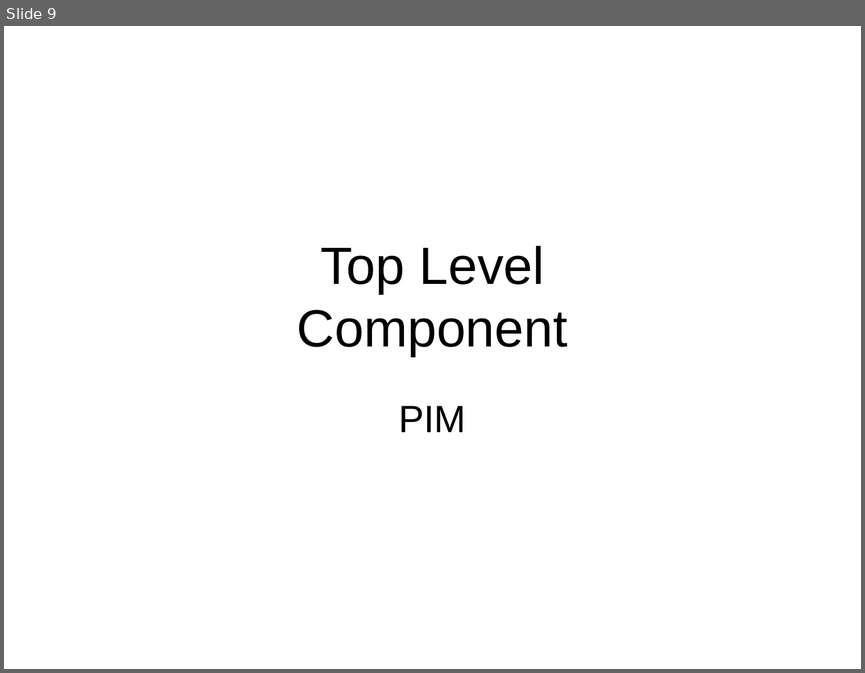
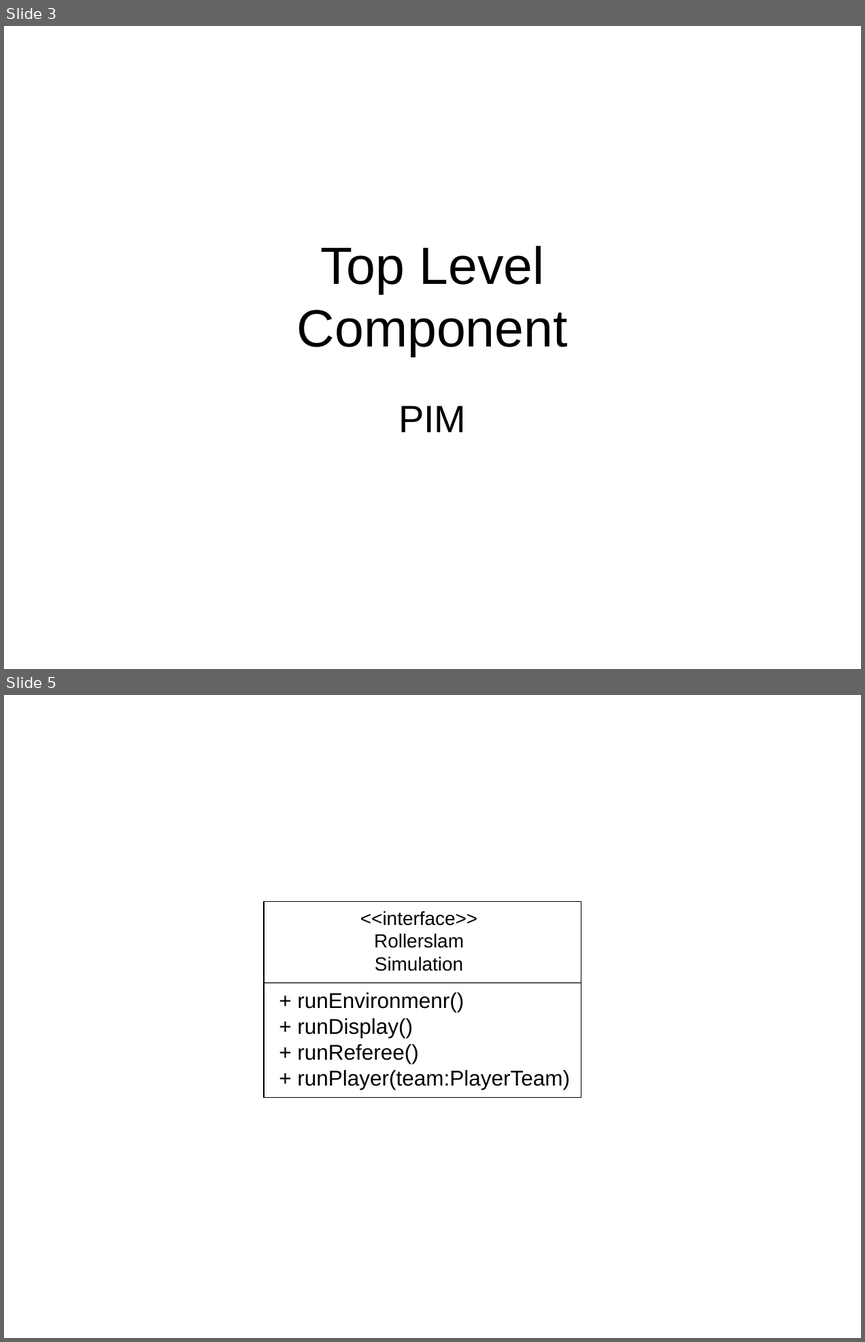
Before and after one commit to krishprince/rollerslam, a slide deck: docs/UML.ppt. Shown one above the other, each under a label of ours: slide 9 before the commit, slides 3 and 5 after it; the slides between them are not shown. The pictures are 865x673 and 865x1342 pixels, drawn with LibreOffice and Linux fonts; fonts in the diff are those of the drawing. Boxes give left, top, right and bottom in pixels: in the first picture for what was removed or moved away, otherwise in the second. Text is boxed around its words. In the diff, an @@ line names an element or a change of style, - is before the commit and + after.

```diff
--- a/docs/UML.ppt
+++ b/docs/UML.ppt
@@ slide 5 added at [4,695,861,1338], background #FFFFFF @@
@@ group added at [264,902,581,1097]: 2 texts, 1 rectangle, 1 line @@
+<<interface>>
+Rollerslam
+Simulation
++ runEnvironmenr()
++ runDisplay()
++ runReferee()
++ runPlayer(team:PlayerTeam)
@@ what was slide 9 is now slide 3 @@
```
Also in this commit, not shown: 4 slides changed, 7 other slides added, 1 slide removed.
